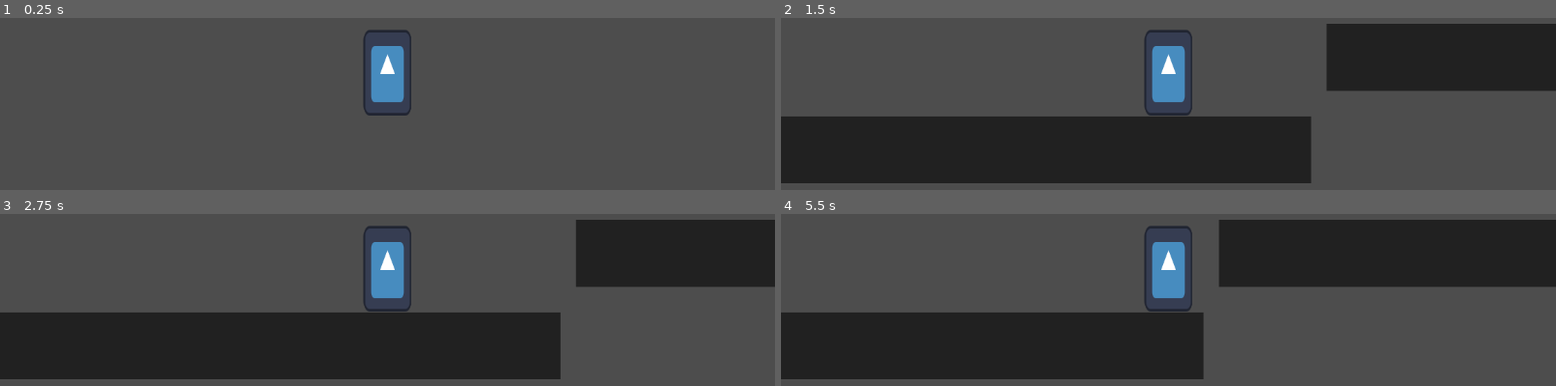
Above: before the commit, frames 1-4 (two rows, left to right).
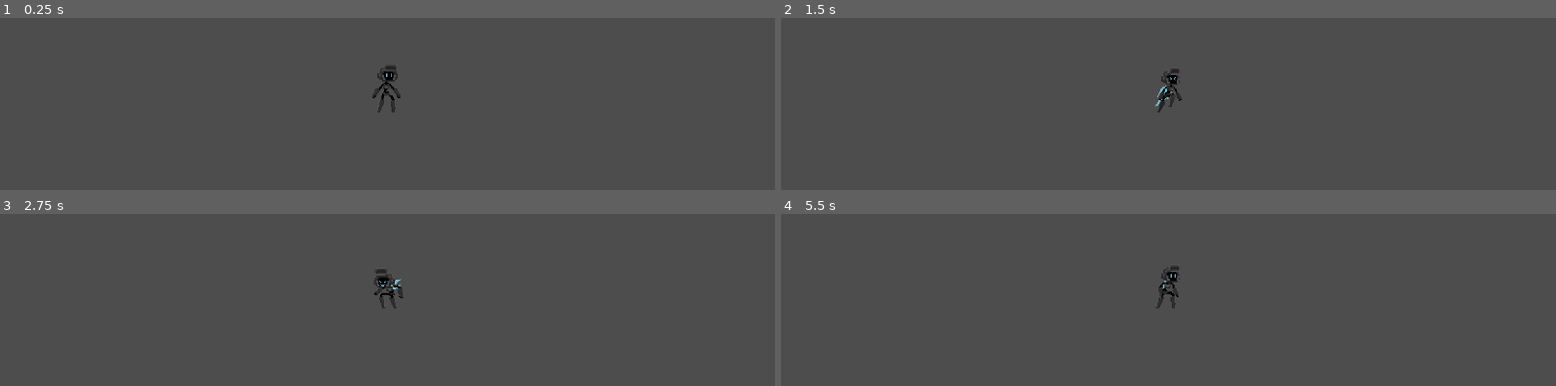
Above: after the commit, the same moments.

Repository: Bastinoroni96/bae_deleon_salangad_GameOutput2
Game: Godot game, scene res://scenes/world.tscn
Two runs of this game, one before a commit and one after it. Both use one fixed random seed, a clock stepped at 60 frames per second and the inputs below. The engine's default icon, where the game draws it, is replaced by a stand-in: a white triangle on a blue panel in a dark square.
Inputs:
- Up to frame 1 (0.25 s): no input
- Up to frame 2 (1.5 s): hold D (move_right) from 0.53 s (still down); tap Space (jump) at 0.6, 0.77, 1.07, 1.35 s
- Up to frame 3 (2.75 s): tap Space (jump) at 1.52, 1.82, 2.1 s; release D (move_right) at 2.03 s; hold A (move_left) from 2.03 s (still down)
- Up to frame 4 (5.5 s): release A (move_left) at 2.78 s; hold D (move_right) 2.78-4.28 s; tap Space (jump) at 2.85, 3.02, 3.32, 3.6, 3.77, 4.07, 4.35, 4.52, 4.82, 5.1 s; hold A (move_left) 4.28-5.03 s; hold D (move_right) from 5.03 s (still down)

The runs differ from the first frame. In frame 1, 1.9% of the frame differs, in the area x 46-54%, y 6-57%; in frame 2, 40%; in frame 3, 40%, in the area x 0-100%, y 3-97%; in frame 4, 40%.

Commit message:
animated sprite for idle, run, jump

Diff:
--- a/project.godot
+++ b/project.godot
@@ -35,5 +35,6 @@
 
 [rendering]
 
+textures/canvas_textures/default_texture_filter=0
 renderer/rendering_method="gl_compatibility"
 renderer/rendering_method.mobile="gl_compatibility"
--- a/scenes/player.tscn
+++ b/scenes/player.tscn
@@ -1,22 +1,103 @@
-[gd_scene load_steps=4 format=3 uid="uid://d4aawan8gdiqu"]
+[gd_scene load_steps=9 format=3 uid="uid://d4aawan8gdiqu"]
 
-[ext_resource type="Texture2D" uid="uid://b10ucrxmbbx1a" path="res://icon.svg" id="1_alurg"]
 [ext_resource type="Script" path="res://scripts/player.gd" id="1_w70oe"]
+[ext_resource type="Texture2D" uid="uid://dsuoi451w0nds" path="res://assets/Bob-Sheet.png" id="2_okr7p"]
 
 [sub_resource type="RectangleShape2D" id="RectangleShape2D_h18an"]
-size = Vector2(70, 128)
+size = Vector2(46, 74)
+
+[sub_resource type="Animation" id="Animation_1rxrd"]
+resource_name = "idle"
+length = 0.4
+loop_mode = 1
+tracks/0/type = "value"
+tracks/0/imported = false
+tracks/0/enabled = true
+tracks/0/path = NodePath("Sprite2D:frame")
+tracks/0/interp = 1
+tracks/0/loop_wrap = true
+tracks/0/keys = {
+"times": PackedFloat32Array(0, 0.1, 0.2, 0.3),
+"transitions": PackedFloat32Array(1, 1, 1, 1),
+"update": 1,
+"values": [0, 1, 2, 3]
+}
+
+[sub_resource type="Animation" id="Animation_ltg0e"]
+length = 0.001
+tracks/0/type = "value"
+tracks/0/imported = false
+tracks/0/enabled = true
+tracks/0/path = NodePath("Sprite2D:frame")
+tracks/0/interp = 1
+tracks/0/loop_wrap = true
+tracks/0/keys = {
+"times": PackedFloat32Array(0),
+"transitions": PackedFloat32Array(1),
+"update": 1,
+"values": [0]
+}
+
+[sub_resource type="Animation" id="Animation_0ihxc"]
+resource_name = "run"
+length = 0.9
+loop_mode = 1
+tracks/0/type = "value"
+tracks/0/imported = false
+tracks/0/enabled = true
+tracks/0/path = NodePath("Sprite2D:frame")
+tracks/0/interp = 1
+tracks/0/loop_wrap = true
+tracks/0/keys = {
+"times": PackedFloat32Array(0, 0.1, 0.2, 0.3, 0.4, 0.5, 0.6, 0.7, 0.8),
+"transitions": PackedFloat32Array(1, 1, 1, 1, 1, 1, 1, 1, 1),
+"update": 1,
+"values": [5, 6, 7, 8, 9, 10, 11, 12, 13]
+}
+
+[sub_resource type="Animation" id="Animation_kvwdw"]
+resource_name = "jump"
+length = 0.5
+tracks/0/type = "value"
+tracks/0/imported = false
+tracks/0/enabled = true
+tracks/0/path = NodePath("Sprite2D:frame")
+tracks/0/interp = 1
+tracks/0/loop_wrap = true
+tracks/0/keys = {
+"times": PackedFloat32Array(0, 0.1, 0.2, 0.3, 0.4),
+"transitions": PackedFloat32Array(1, 1, 1, 1, 1),
+"update": 1,
+"values": [14, 15, 16, 17, 18]
+}
+
+[sub_resource type="AnimationLibrary" id="AnimationLibrary_0urvy"]
+_data = {
+"RESET": SubResource("Animation_ltg0e"),
+"idle": SubResource("Animation_1rxrd"),
+"jump": SubResource("Animation_kvwdw"),
+"run": SubResource("Animation_0ihxc")
+}
 
 [node name="Player" type="CharacterBody2D"]
 script = ExtResource("1_w70oe")
 
 [node name="Sprite2D" type="Sprite2D" parent="."]
-position = Vector2(0, -64)
-scale = Vector2(0.554688, 1)
-texture = ExtResource("1_alurg")
+position = Vector2(-3.8147e-06, -40.5)
+scale = Vector2(1.54167, 1.64062)
+texture = ExtResource("2_okr7p")
+hframes = 8
+vframes = 7
 
 [node name="CollisionShape2D" type="CollisionShape2D" parent="."]
-position = Vector2(0, -64)
+position = Vector2(-2, -37)
 shape = SubResource("RectangleShape2D_h18an")
 
 [node name="Camera2D" type="Camera2D" parent="."]
-position = Vector2(0, -213)
+position = Vector2(0, -209)
+
+[node name="AnimationPlayer" type="AnimationPlayer" parent="."]
+libraries = {
+"": SubResource("AnimationLibrary_0urvy")
+}
+autoplay = "idle"
--- a/scripts/player.gd
+++ b/scripts/player.gd
@@ -3,6 +3,9 @@
 @export var speed = 300
 @export var gravity = 30
 @export var jump_force = 700
+
+@onready var ap = $AnimationPlayer
+@onready var sprite = $Sprite2D
 
 
 func _physics_process(delta):
@@ -11,13 +14,27 @@
 		if velocity.y > 1000:
 			velocity.y = 1000
 
-	if Input.is_action_just_pressed("jump") && is_on_floor():
+	if Input.is_action_just_pressed("jump"): # && is_on_floor(): #for jump restriction
 		velocity.y = -jump_force
 
 	var horizontal_direction = Input.get_axis("move_left","move_right")
+	velocity.x = speed * horizontal_direction
 
-	velocity.x = speed * horizontal_direction
+	if horizontal_direction != 0:
+		sprite.flip_h = (horizontal_direction == -1)
 
 	move_and_slide()
 
 	print(velocity)
+
+	update_animations(horizontal_direction)
+
+func update_animations(horizontal_direction):
+	if is_on_floor():
+		if horizontal_direction == 0:
+			ap.play("idle")
+		else:
+			ap.play("run")
+	else:
+		if velocity.y < 0:
+			ap.play("jump")
